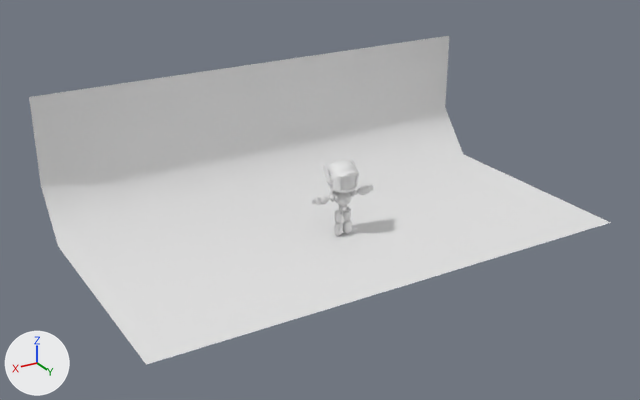
Two versions of the Blender file rbt_arg.blend, one commit apart.
Before and after are seen from a 50 mm camera at (15.31, 23.97, 13.49) aimed at (0.51, -0.71, 1.16). The lights are fixed; the arrows at lower left show +X, +Y and +Z.

In view in the first picture: 'Plane', 'antebraco/mao', 'cabeca', 'mochila', 'orelhas', 'peitoral', 'quadril/pernas'.
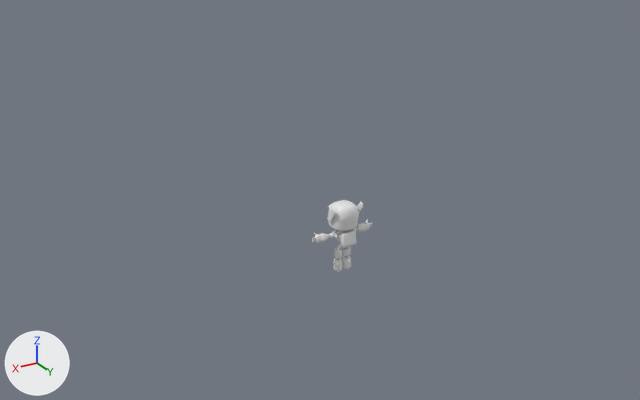
Diff of the bpy script that builds the scene:
```diff
--- a/rbt_arg.blend.py
+++ b/rbt_arg.blend.py
@@ me_cube_004 @@
 me_cube_004.from_pydata(...)  # 116 vertices, 94 faces; spans x 0.0..1.0, y -1.07..1.03, z 3.24..5.37
 # used by ob_cabeca; location = (0.0, 0.0, 0.0); scale = (0.497, 0.497, 0.497)
+# me_cube_004 part 1: the whole mesh is moved by (0.0, 0.0, -2.88)
@@ me_cylinder_006 @@
 me_cylinder_006.from_pydata(...)  # 544 vertices, 540 faces; spans x -1.87..0.02, y -0.92..0.94, z 0.01..5.09
 # used by ob_quadril_pernas; location = (0.0, 0.0, 0.0); scale = (0.2, 0.2, 0.2)
+# me_cylinder_006 part 2: the loose piece of 114 vertices spanning x -1.87..0.02, y -0.92..0.94, z 0.01..2.52 is moved by (0.0, 0.0, -7.16)
+# me_cylinder_006 part 3: the loose piece of 146 vertices spanning x -1.4..-0.29, y -0.53..0.53, z 4.0..5.09 is moved by (0.0, 0.0, -7.16)
+# me_cylinder_006 part 4: the loose piece of 122 vertices spanning x -1.71..-0.09, y -0.73..0.73, z 2.75..4.75 is deleted
@@ ob_plane @@
 ob_plane = bpy.data.objects.new('Plane', me_plane_001)
-ob_plane.location = (0.0, 0.0, 0.0)
-ob_plane.scale = (-4.19, -4.19, -4.19)
+ob_plane.location = (0.0, 0.82, 0.0)
+ob_plane.scale = (-4.19, 4.19, -4.19)
+ob_plane.hide_set(True)  # its collection is switched off
@@ ob_cabeca @@
 ob_cabeca.location = (0.0, 0.0, 0.0)
-ob_cabeca.scale = (0.497, 0.497, 0.497)
+ob_cabeca.scale = (0.497, -0.497, 0.497)
 _m = ob_cabeca.modifiers.new('Mirror', 'MIRROR')
@@ ob_orelhas @@
 ob_orelhas.rotation_euler = (0.0, 1.571, 0.0)  # degrees (0, 90, 0)
-ob_orelhas.scale = (0.161, 0.161, 0.161)
+ob_orelhas.scale = (0.161, -0.161, 0.161)
 _m = ob_orelhas.modifiers.new('Mirror', 'MIRROR')
@@ ob_antebraco_mao @@
-ob_antebraco_mao = bpy.data.objects.new('antebraco/mao', me_cube_001)
@@ ob_ombros @@
 ob_ombros.location = (0.0, 0.0, 0.0)
+ob_ombros.scale = (1.0, -1.0, 1.0)
 _m = ob_ombros.modifiers.new('Mirror', 'MIRROR')
@@ ob_peitoral @@
 ob_peitoral.location = (0.0, 0.0, 0.0)
-ob_peitoral.scale = (0.126, 0.126, 0.126)
+ob_peitoral.scale = (0.126, -0.126, 0.126)
 _m = ob_peitoral.modifiers.new('Mirror', 'MIRROR')
@@ ob_mochila @@
 ob_mochila.location = (0.0, 0.0, 0.0)
-ob_mochila.scale = (0.126, 0.126, 0.126)
+ob_mochila.scale = (0.126, -0.126, 0.126)
 _m = ob_mochila.modifiers.new('Mirror', 'MIRROR')
@@ ob_coxa @@
+ob_coxa = bpy.data.objects.new('coxa', me_cylinder_001)  # 122 vertices, 124 faces; spans x -1.71..-0.09, y -0.73..0.73, z -4.41..-2.41; modifiers MIRROR, SUBSURF
+ob_coxa.location = (0.0, 0.0, 0.0)
+ob_coxa.scale = (0.2, -0.2, 0.2)
@@ ob_mao @@
+ob_mao = bpy.data.objects.new('mao', me_cube_003)  # 133 vertices, 137 faces; spans x -15.11..-11.36, y -1.48..1.45, z -0.92..2.24; modifiers MIRROR, SUBSURF
+ob_mao.location = (0.0, 0.0, 0.0)
+ob_mao.rotation_euler = (0.0, -0.00384, 0.0)  # degrees (0, -0.2, 0)
+ob_mao.scale = (0.0744, -0.0744, 0.1)
@@ ob_antebraco @@
+ob_antebraco = bpy.data.objects.new('antebraco', me_cube_002)  # 338 vertices, 348 faces; spans x -12.77..-8.15, y -2.37..2.36, z -1.25..2.26; modifiers MIRROR, SUBSURF
+ob_antebraco.location = (0.0, 0.0, 0.0)
+ob_antebraco.rotation_euler = (0.0, -0.00384, 0.0)  # degrees (0, -0.2, 0)
+ob_antebraco.scale = (0.0744, -0.0744, 0.1)
@@ ob_antenas @@
+ob_antenas = bpy.data.objects.new('antenas', me_sphere_007)  # 32 vertices, 30 faces; spans x -7.78..-3.44, y -2.84..0.83, z -3.74..-3.26; modifiers MIRROR, SUBSURF
+ob_antenas.location = (0.0, 0.0, 0.0)
+ob_antenas.rotation_euler = (0.0, 1.571, 0.0)  # degrees (0, 90, 0)
+ob_antenas.scale = (0.161, -0.161, 0.161)
```

Location of each change, (x1, y1, x2, y2) in pixels of the pictures (640 x 400 px; the box of a moved part takes in the faces that stretch with it):
'Plane', hidden: before (29, 36, 611, 365)
'cabeca', mesh moved, rescaled: before (328, 161, 358, 193); after (328, 200, 359, 231)
'mochila', rescaled: before (329, 189, 337, 202); after (340, 230, 356, 247)
'antebraco/mao', deleted: before (312, 184, 373, 205)
'peitoral', rescaled: before (335, 192, 351, 205); after (335, 230, 349, 242)
'orelhas', rescaled (not visible afterwards): before (323, 159, 359, 184)
'antebraco', added: after (319, 223, 367, 242)
'coxa', added: after (334, 245, 351, 259)
'antenas', added: after (327, 202, 363, 222)
'ombros', rescaled: before (333, 192, 355, 200); after (332, 230, 339, 238)
'mao', added: after (315, 222, 370, 243)
part 2 of me_cylinder_006, moved or reshaped: before (334, 219, 352, 236); after (333, 256, 351, 272)
part 3 of me_cylinder_006, moved or reshaped: before (336, 207, 350, 214); after (336, 245, 349, 251)
part 4 of me_cylinder_006, deleted: before (334, 208, 351, 222)
